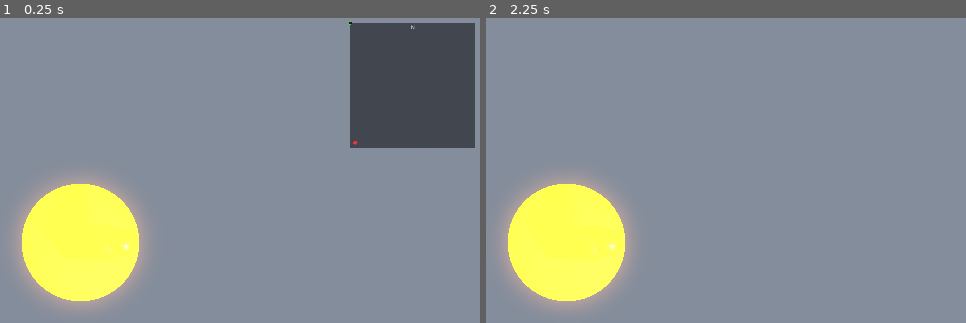
Above: before the commit, frames 1-2 (left to right).
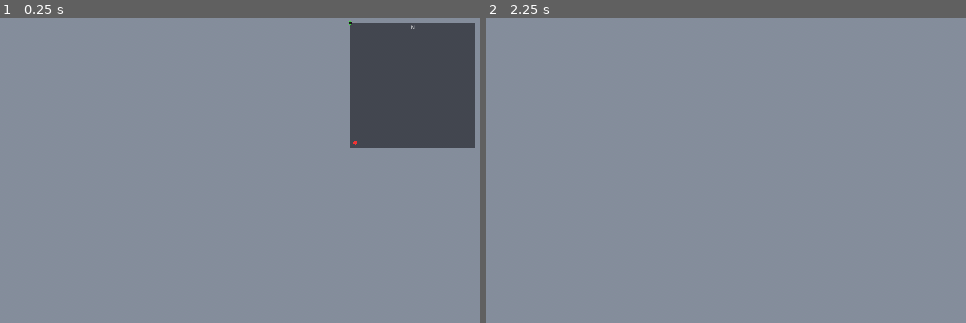
Above: after the commit, the same moments.

Repository: daruigh-wq/ride-sim-world
Game: Godot game, scene res://Main.tscn
The game is run twice, just before and just after one commit, with the same random seed, the same clock (stepped at 60 frames per second) and the same inputs.
Inputs:
- Up to frame 1 (0.25 s): no input
- Up to frame 2 (2.25 s): tap Enter at 0.5, 2 s; tap M at 0.6, 1.35, 2.1 s; tap Space at 0.77, 1.25, 1.52 s

The runs differ from the first frame. In frame 1, 9.2% of the frame differs, in the area x 3-31%, y 52-96%; in frame 2, 9.2%.
Error before the commit: Trying to assign value of type 'Nil' to a variable of type 'Dictionary'. (res://Main.gd:85)
Error after the commit: Trying to assign value of type 'Nil' to a variable of type 'Dictionary'. (res://Main.gd:87)

Commit message:
Route resample + building road-clearance + horizon-lock camera + OSM router
- tools/route_planner.py: offline Dijkstra over the OSM bikeable street graph;
  snaps waypoints to the largest connected component and traces a road-following
  GPX the normal pipeline ingests. Built the downtown-SF loop with it.
- Main.gd camera: horizon-locked chase (camera + aim share one spatially-smoothed
  ground -> constant pitch, no terrain bob), and _smooth_route now recomputes
  cumulative distance so the demo advances at true constant speed (no pulsing).
- Main.gd route: _resample_route densifies the centerline to ~uniform spacing at
  load, so coarse OSM-routed paths (SF ~18 m/seg) stop showing angular kinks in
  the rider, camera, and road ribbon.
- osm_to_features.py: --road-clearance culls buildings the route enters
  (point-in-polygon) or grazes (edge distance, tested against a 3 m-densified
  line) -- removes "buildings in the road" in both the through-center and
  corner-clip cases.

Co-Authored-By: Claude Opus 4.8 <noreply@anthropic.com>

Diff:
--- a/godot/Main.gd
+++ b/godot/Main.gd
@@ -32,6 +32,8 @@
 @export var show_buildings: bool = true  # extruded OSM footprints near the route
 @export var building_height_scale: float = 1.0
 @export var feature_lift: float = 0.3    # cross-streets sit just below the ridden road
+@export var resample_m: float = 4.5      # resample route to uniform spacing (m) at
+										 # load; densifies coarse OSM-routed paths. 0 = off
 @export var route_smooth: int = 3        # centerline moving-average radius (pts);
 										 # smooths GPS jitter / stop-light loops. 0 = off
 @export var show_minimap: bool = true    # north-up route map overlay (toggle: M)
@@ -100,8 +102,46 @@
 	# world shares one corrected frame. pts is the single source for road+cam+map.
 	for i in range(pts.size()):
 		pts[i]["x"] = -float(pts[i].x)
+	_resample_route(resample_m)
 	_smooth_route(route_smooth)
-	print("route %.2f km, terrain %d x %d cells" % [route_len / 1000.0, gw, gh])
+	print("route %.2f km, terrain %d x %d cells, %d pts" % [route_len / 1000.0, gw, gh, pts.size()])
+
+
+# Resample the centerline to ~uniform `spacing` m (arc-length walk + linear interp).
+# Densifies coarse OSM-routed paths so the rider, camera, and road ribbon stop
+# showing angular kinks at sparse nodes, and makes the moving-average smoothing
+# uniform. Rebuilds cumulative d.
+func _resample_route(spacing: float) -> void:
+	var n := pts.size()
+	if spacing <= 0.0 or n < 2:
+		return
+	var out := []
+	out.append({"x": float(pts[0].x), "y": float(pts[0].y), "z": float(pts[0].z), "d": 0.0})
+	var total := 0.0
+	var carry := 0.0
+	for i in range(1, n):
+		var ax := float(pts[i - 1].x); var ay := float(pts[i - 1].y); var az := float(pts[i - 1].z)
+		var bx := float(pts[i].x); var by := float(pts[i].y); var bz := float(pts[i].z)
+		var dx := bx - ax; var dy := by - ay; var dz := bz - az
+		var seg := sqrt(dx * dx + dz * dz)
+		if seg < 0.0001:
+			continue
+		var t := spacing - carry
+		while t <= seg:
+			var f := t / seg
+			total += spacing
+			out.append({"x": ax + dx * f, "y": ay + dy * f, "z": az + dz * f, "d": total})
+			t += spacing
+		carry = seg - (t - spacing)
+	var last_p = pts[n - 1]
+	var prev_p = out[out.size() - 1]
+	var ex := float(last_p.x) - float(prev_p.x); var ez := float(last_p.z) - float(prev_p.z)
+	var tail := sqrt(ex * ex + ez * ez)
+	if tail > 0.1:
+		out.append({"x": float(last_p.x), "y": float(last_p.y), "z": float(last_p.z),
+				"d": float(prev_p.d) + tail})
+	pts = out
+	route_len = float(out[out.size() - 1].d)
 
 
 # Moving-average the centerline x/z in place (keeps each point's distance d and
@@ -122,6 +162,17 @@
 	for i in range(n):
 		pts[i]["x"] = sx[i]
 		pts[i]["z"] = sz[i]
+	# Smoothing moved the points but stored d are the ORIGINAL arc-lengths; left
+	# as-is, position(d) advances at a varying euclidean speed (the demo pulses,
+	# obvious in a close/low chase). Recompute cumulative distance to match.
+	var total := 0.0
+	pts[0]["d"] = 0.0
+	for i in range(1, n):
+		var dx := sx[i] - sx[i - 1]
+		var dz := sz[i] - sz[i - 1]
+		total += sqrt(dx * dx + dz * dz)
+		pts[i]["d"] = total
+	route_len = total
 
 
 # --- terrain sampling -------------------------------------------------------
@@ -623,17 +674,32 @@
 	return Vector3(x, 0, z)
 
 
+# Smoothed ground height over the camera->target span: averaging terrain across
+# the view distance low-passes bumps so the camera doesn't bob, while still
+# following real hills. Includes road_lift.
+func _smooth_ground(d: float) -> float:
+	var d0 := d - cam_back_m
+	var d1 := d + look_ahead_m
+	var steps := 6
+	var acc := 0.0
+	for i in range(steps + 1):
+		var p := _pos_xz_at(lerpf(d0, d1, float(i) / steps))
+		acc += _terrain_y(p.x, p.z)
+	return acc / float(steps + 1) + road_lift
+
+
 func _update_camera(d: float) -> void:
-	# Chase view: sit behind and above the rider, look down-route at road level.
-	# Elevation + downward tilt give the ribbon real screen area instead of the
-	# edge-on sliver you get from an on-road eye-height camera.
+	# Horizon-locked chase view: position plumb-locked to the (smoothed) track,
+	# steered by yaw. Camera height AND aim height share one smoothed ground value,
+	# so the pitch is constant — no terrain-induced bobbing — while the camera
+	# still rises and falls over real hills.
 	var behind := _pos_xz_at(d - cam_back_m)
 	var ahead := _pos_xz_at(d + look_ahead_m)
-	behind.y = _terrain_y(behind.x, behind.z) + road_lift + cam_height
-	ahead.y = _terrain_y(ahead.x, ahead.z) + road_lift + aim_height
-	cam.global_position = behind
-	if behind.distance_to(ahead) > 0.1:
-		cam.look_at(ahead, Vector3.UP)
+	var ground := _smooth_ground(d)
+	cam.global_position = Vector3(behind.x, ground + cam_height, behind.z)
+	var target := Vector3(ahead.x, ground + aim_height, ahead.z)
+	if absf(behind.x - ahead.x) + absf(behind.z - ahead.z) > 0.1:
+		cam.look_at(target, Vector3.UP)
 
 
 # --- main loop --------------------------------------------------------------
Not shown, changed: .gitignore
Not shown, changed: tools/osm_to_features.py
Not shown, added: tools/route_planner.py
